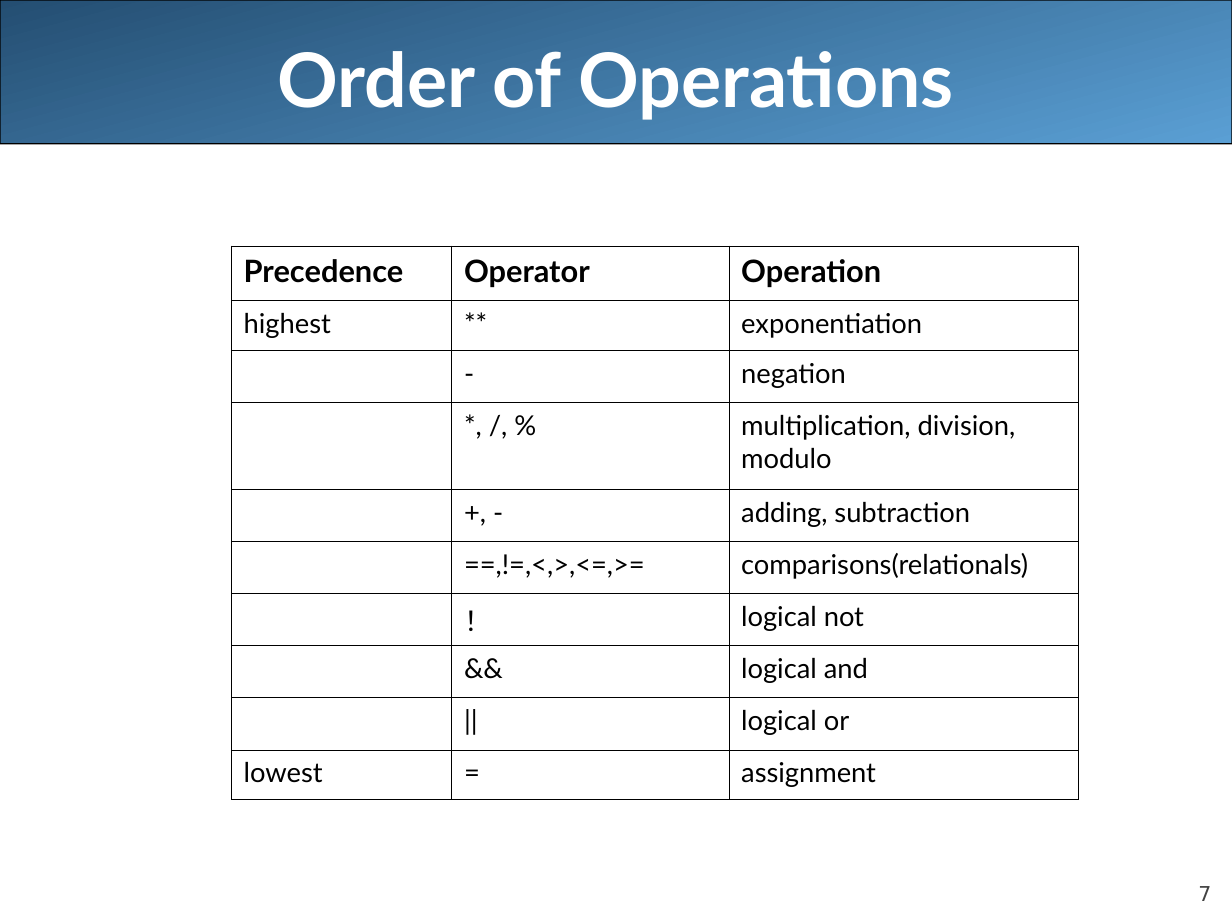
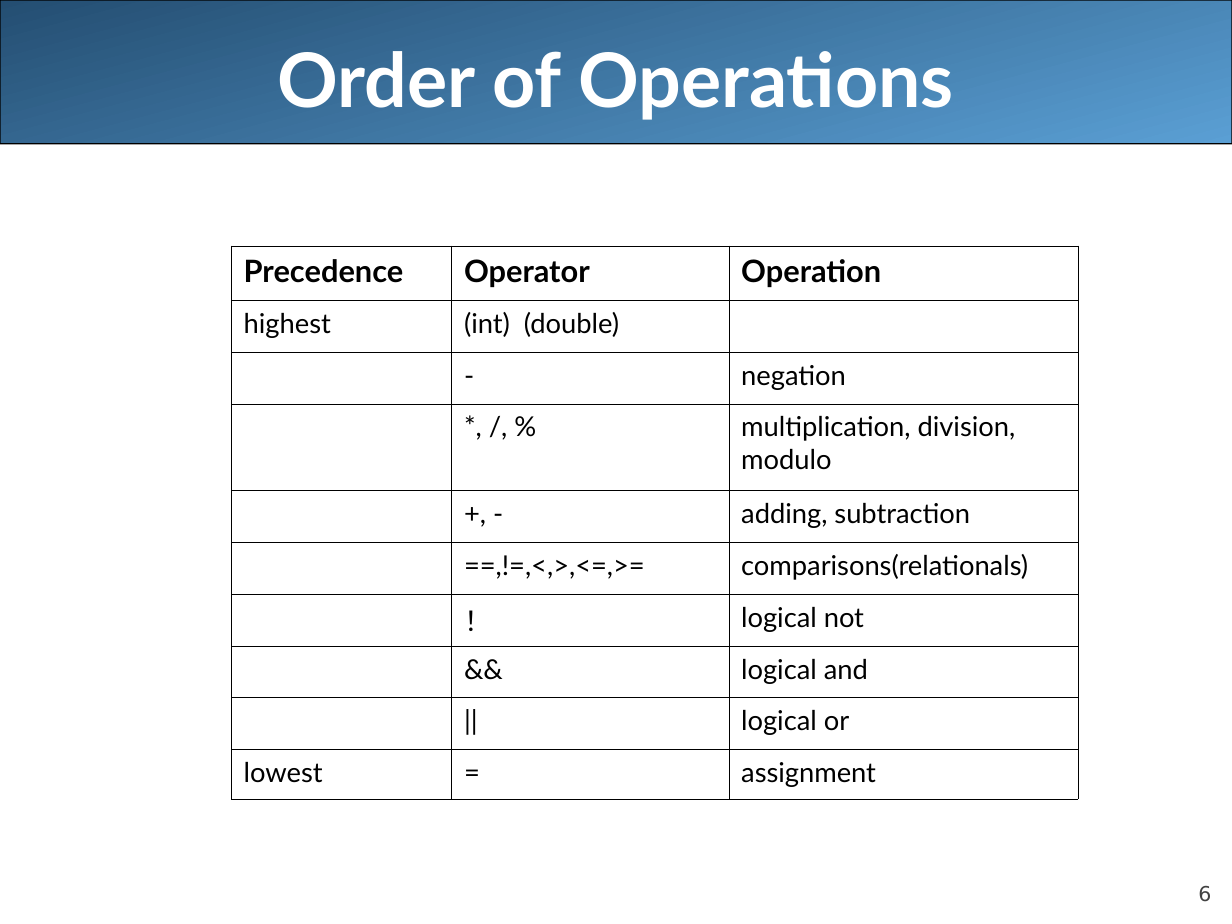
Before and after one commit to pinglee0/unit3, a slide deck: slide 6 of lecture9.ppt (slide 7 before the commit). Drawn at 1232x924 pixels with LibreOffice and Linux fonts; fonts in the diff are those of the drawing. Boxes give left, top, right and bottom in pixels: in the first picture for what was removed or moved away, otherwise in the second. Text is boxed around its words. In the diff, an @@ line names an element or a change of style, - is before the commit and + after.

```diff
--- a/lecture9.ppt
+++ b/lecture9.ppt
@@ table at (232, 246, 1078, 791) @@
-row 2, column 2: **
+row 2, column 2: (int) (double)
-row 2, column 3: exponentiation
+row 2, column 3: 
@@ page number at (1198, 886, 1211, 902): text changed @@
-7
+6
```
Also in this commit, not shown: 5 other slides changed, 10 other files.
